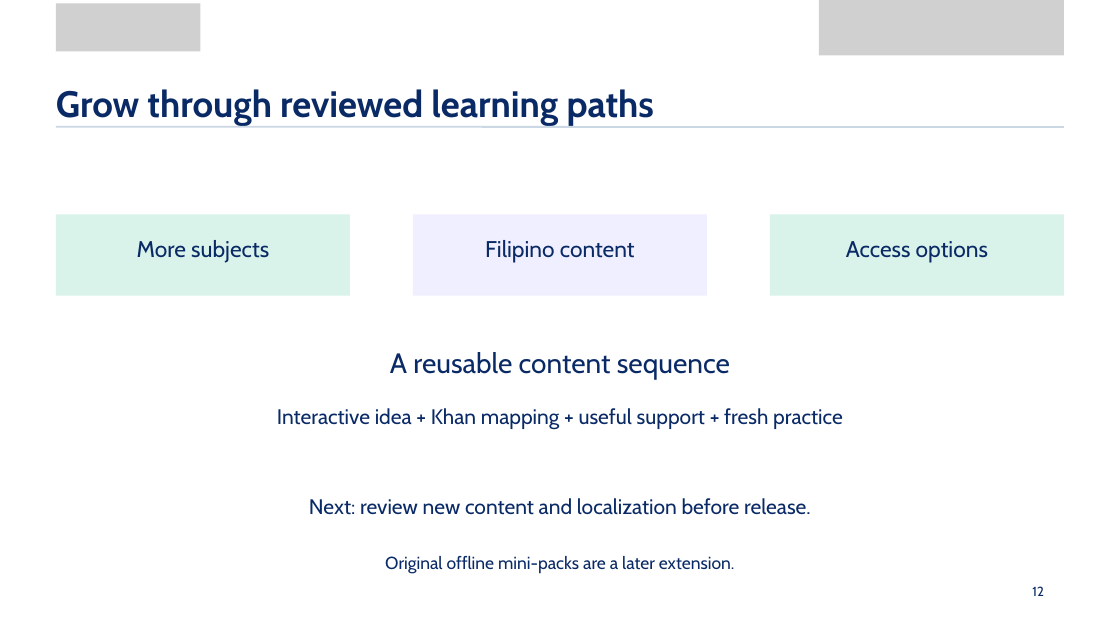
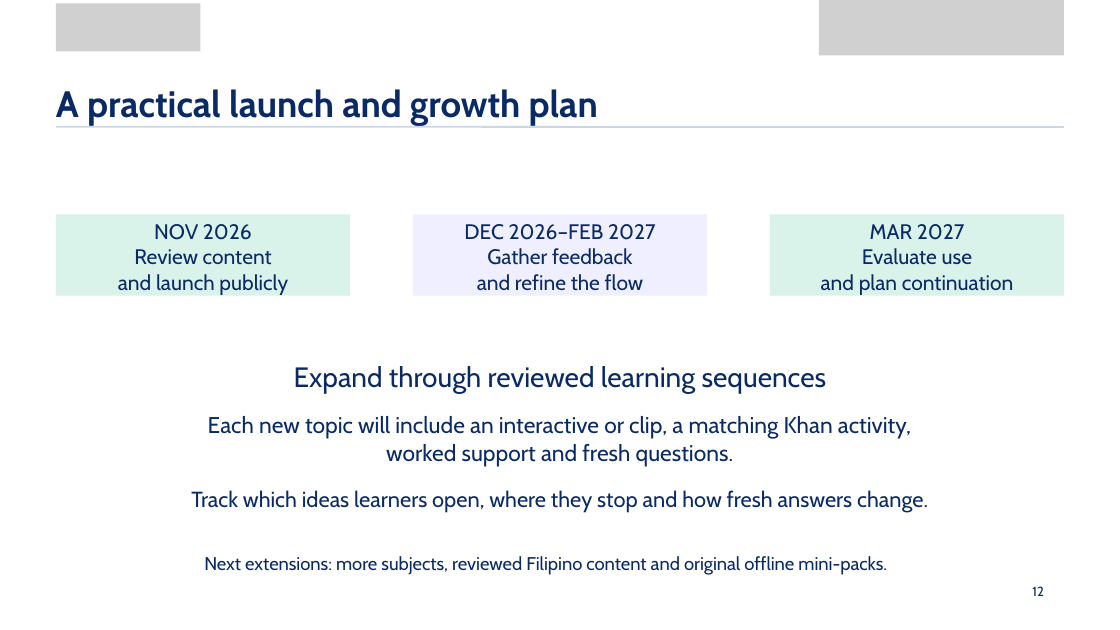
Before and after one commit to KhanAcademy-Backtrack/KhanAcademy-Backtrack-Demo, a slide deck: slide 12 of output/submission/Dunlo_KEIC_2026_Editable.pptx. Drawn at 1120x630 pixels with LibreOffice and Linux fonts; fonts in the diff are those of the drawing; grey boxes stand for pictures; background and template pictures are left out. Boxes give left, top, right and bottom in pixels: in the first picture for what was removed or moved away, otherwise in the second. Text is boxed around its words. In the diff, an @@ line names an element or a change of style, - is before the commit and + after.

```diff
--- a/output/submission/Dunlo_KEIC_2026_Editable.pptx
+++ b/output/submission/Dunlo_KEIC_2026_Editable.pptx
@@ text at bbox=[56, 89, 598, 126]: text changed @@
-Grow through reviewed learning paths
+A practical launch and growth plan
@@ text at bbox=[118, 224, 288, 295]: text changed; size 19.5 to 18 pt @@
-More subjects
+NOV 2026
+Review content
+and launch publicly
@@ text at bbox=[464, 224, 656, 291]: text changed; size 19.5 to 18 pt @@
-Filipino content
+DEC 2026–FEB 2027
+Gather feedback
+and refine the flow
@@ text at bbox=[821, 224, 1013, 295]: text changed; size 19.5 to 18 pt @@
-Access options
+MAR 2027
+Evaluate use
+and plan continuation
@@ text at bbox=[294, 366, 827, 393]: text changed @@
-A reusable content sequence
+Expand through reviewed learning sequences
@@ text at bbox=[208, 416, 911, 467]: text changed; size 18 to 19.5 pt @@
-Interactive idea + Khan mapping + useful support + fresh practice
+Each new topic will include an interactive or clip, a matching Khan activity,
+worked support and fresh questions.
@@ text at bbox=[191, 490, 928, 513]: text changed; size 18 to 18.8 pt @@
-Next: review new content and localization before release.
+Track which ideas learners open, where they stop and how fresh answers change.
@@ text at bbox=[204, 556, 887, 575]: text changed; size 15 to 15.8 pt @@
-Original offline mini-packs are a later extension.
+Next extensions: more subjects, reviewed Filipino content and original offline mini-packs.
```
Also in this commit, not shown: 7 other slides changed, 4 slides added, 4 slides removed, 5 other files.
